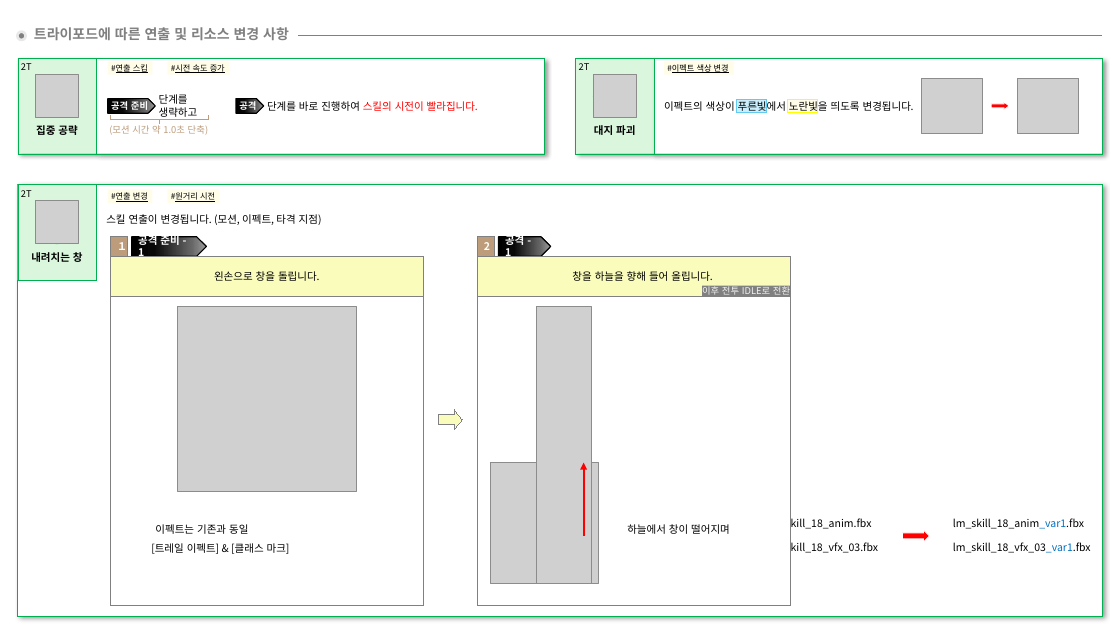
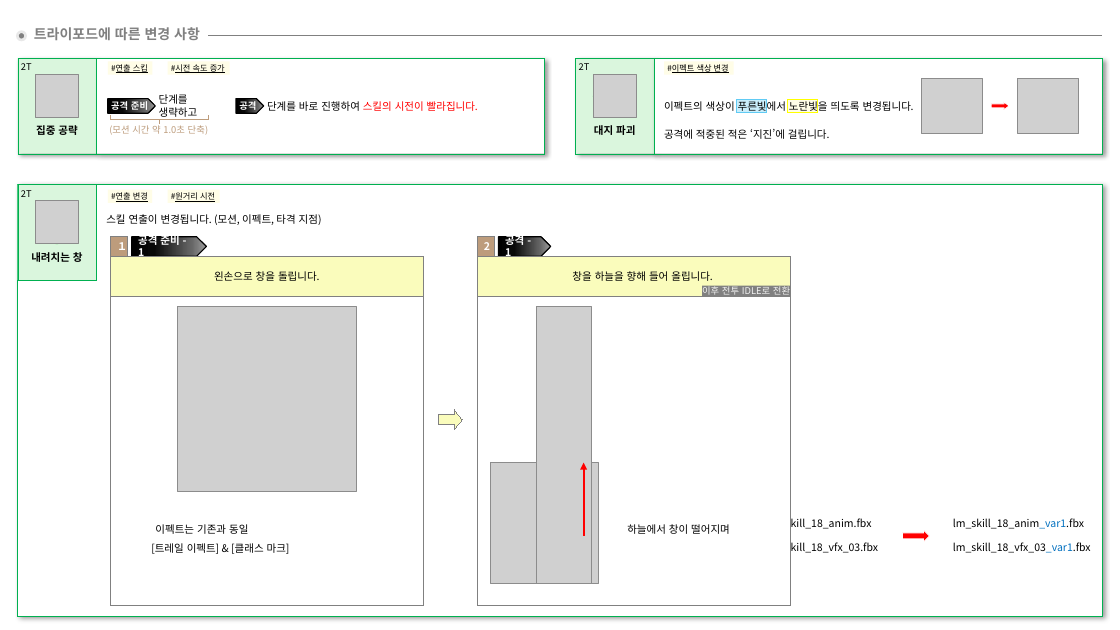
Before and after one commit to hjs0913/GameDesign, a slide deck: slide 6 of 로스트아크/창술사 역기획/스킬/[난무 스킬] 청룡진.pptx (slide 7 before the commit). Drawn at 1120x630 pixels with LibreOffice and Linux fonts; fonts in the diff are those of the drawing; grey boxes stand for pictures. Boxes give left, top, right and bottom in pixels: in the first picture for what was removed or moved away, otherwise in the second. Text is boxed around its words. In the diff, an @@ line names an element or a change of style, - is before the commit and + after.

```diff
--- a/로스트아크/창술사 역기획/스킬/[난무 스킬] 청룡진.pptx
+++ b/로스트아크/창술사 역기획/스킬/[난무 스킬] 청룡진.pptx
@@ text at (x1=34, y1=27, x2=200, y2=40): text changed @@
-트라이포드에 따른 연출 및 리소스 변경 사항
+트라이포드에 따른 변경 사항
@@ line moved from (298, 36) - (1102, 36) to (208, 36) - (1102, 36) @@
@@ text added at (x1=664, y1=129, x2=830, y2=139), 9 pt, text #000000 @@
+공격에 적중된 적은 ‘지진’에 걸립니다.
```
Also in this commit, not shown: 2 other slides changed, 1 slide removed.
